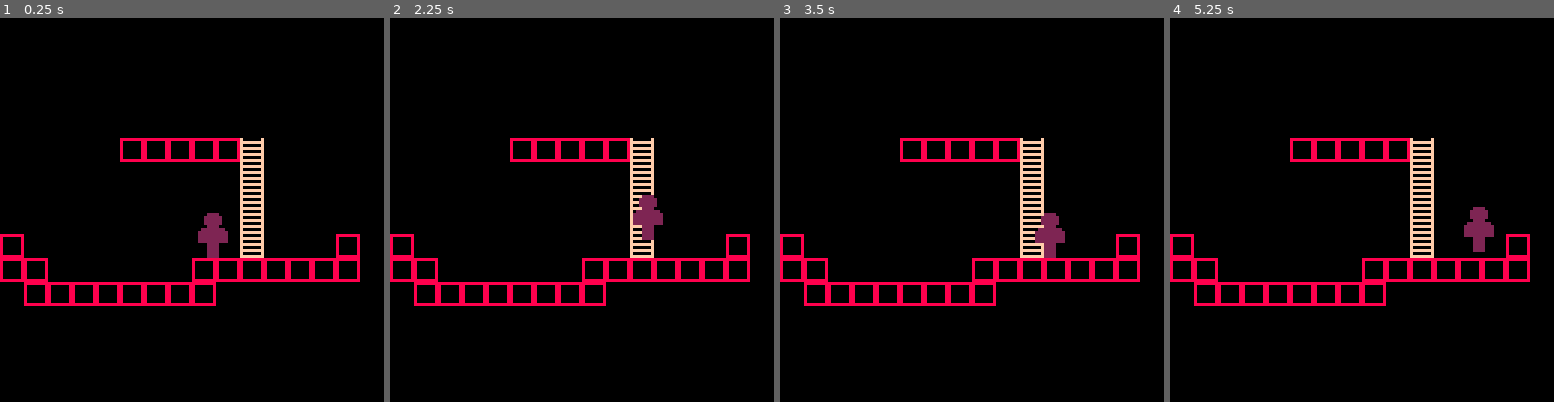
Above: before the commit, frames 1-4 (left to right).
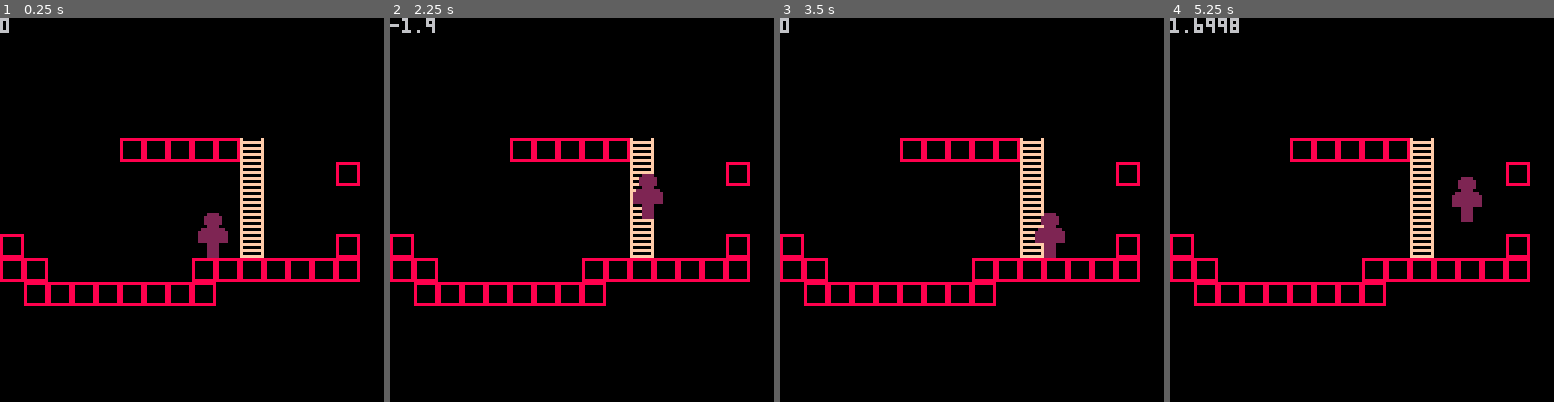
Above: after the commit, the same moments.

Repository: keatontate/gmtk-jam-2025
Game: PICO-8 cartridge src/loop-game.p8
The game is run twice, just before and just after one commit, with the same random seed, the same clock (stepped at 60 frames per second) and the same inputs.
Inputs:
- Up to frame 1 (0.25 s): no input
- Up to frame 2 (2.25 s): hold Right 1.6-2.1 s; hold Up from 2.15 s (still down)
- Up to frame 3 (3.5 s): release Up at 2.42 s; hold Right 2.47-3.03 s; hold Left from 3.08 s (still down)
- Up to frame 4 (5.25 s): release Left at 3.58 s; hold Right 4.02-4.68 s; hold Up 4.73-5.03 s; hold Left from 5.08 s (still down)

The runs differ from the first frame. In frame 1, 0.2% of the frame differs, in the area x 0-94%, y 0-44%; in frame 2, 1.0%; in frame 3, 0.2%; in frame 4, 1.6%, in the area x 0-94%, y 0-61%.

Commit message:
Got some 4 directional collision boxes going. It's not the most polished ever, but it works

Diff:
--- a/src/character.lua
+++ b/src/character.lua
@@ -4,37 +4,59 @@
   spd=1,
   velo = 0,
   grounded = false,
-  width = 16,
-  height = 16
+  w = 16,
+  h = 16
 }
 
 gravity = 0.3
 jump = -2.5
 
--- collision checker
+-- collision checkers
 function is_solid(x, y)
-    local tile_x = flr(x / 8)
-    local tile_y = flr(y / 8)
-    local tile = mget(tile_x, tile_y)
+  local tile_x = flr(x / 8)
+  local tile_y = flr(y / 8)
+  local tile = mget(tile_x, tile_y)
 
-    -- check if the flag is 0
-    return fget(tile, 0)
+  -- check if the flag is 0
+  return fget(tile, 0)
 end
 
 function update_pl()
 
   -- check collissions
+  can_move_down = true
+  can_move_left = true
+  can_move_right = true
+  can_move_up = true
+
+  -- buffer gives the player a little
+  -- wiggle room and makes the game
+  -- feel less choppy
+  buffer = 2
+
+  if is_solid(pl.x + pl.w/2, pl.y + pl.h) then
+    can_move_down = false
+  end
+  if is_solid(pl.x, pl.y + pl.h - buffer) then
+    can_move_left = false
+  end
+  if is_solid(pl.x + pl.w, pl.y + pl.h - buffer) then
+    can_move_right = false
+  end
+  if is_solid(pl.x + pl.w/2, pl.y - buffer) then
+    can_move_up = false
+  end
 
 
-  if (btn(0)) pl.x -= pl.spd
-  if (btn(1)) pl.x += pl.spd
+  -- movement logic
+  if (btn(0)) and can_move_left pl.x -= pl.spd
+  if (btn(1)) and can_move_right pl.x += pl.spd
 
   -- jump
-  if (btn(2) and pl.grounded) then
+  if (btn(2) and pl.grounded and can_move_up) then
     pl.grounded = false
     pl.velo = jump
   end
-
 
   -- enables gravity
   if not pl.grounded then
@@ -43,14 +65,14 @@
 
   local new_y = pl.y + pl.velo
 
-  -- check if floor is solid
-  if is_solid(pl.x + pl.width/2, new_y + pl.height) then
-    pl.y = flr((new_y + pl.height) / 8) * 8 - 16
+  -- update player y based on vel
+  if can_move_down then
+    pl.y = new_y
+    pl.grounded = false
+  else
+    pl.y = flr((new_y + pl.h) / 8) * 8 - 16
     pl.velo = 0
     pl.grounded = true
-  else
-    pl.y = new_y
-    pl.grounded = false
   end
 
 end
@@ -59,4 +81,5 @@
   -- note: player's actual position
   -- is at top left corner of sprite
   spr(1,pl.x,pl.y,2,2)
+  print(pl.velo)
 end
--- a/src/loop-game.p8
+++ b/src/loop-game.p8
@@ -34,7 +34,7 @@
 0000000000000000000000000000000000000000000000000000000000000000000000000000000000000000000000000000000000000000000000000000000000000000000000000000000000000000000000000000000000000000000000000000000000000000000000000000000000000000000000000000000000000000
 0000000000000000000000000000000000000000000000000000000000000000000000000000000000000000000000000000000000000000000000000000000000000000000000000000000000000000000000000000000000000000000000000000000000000000000000000000000000000000000000000000000000000000
 0000000000030303030304000000000000000000000000000000000000000000000000000000000000000000000000000000000000000000000000000000000000000000000000000000000000000000000000000000000000000000000000000000000000000000000000000000000000000000000000000000000000000000
-0000000000000000000004000000000000000000000000000000000000000000000000000000000000000000000000000000000000000000000000000000000000000000000000000000000000000000000000000000000000000000000000000000000000000000000000000000000000000000000000000000000000000000
+0000000000000000000004000000030000000000000000000000000000000000000000000000000000000000000000000000000000000000000000000000000000000000000000000000000000000000000000000000000000000000000000000000000000000000000000000000000000000000000000000000000000000000
 0000000000000000000004000000000000000000000000000000000000000000000000000000000000000000000000000000000000000000000000000000000000000000000000000000000000000000000000000000000000000000000000000000000000000000000000000000000000000000000000000000000000000000
 0000000000000000000004000000000000000000000000000000000000000000000000000000000000000000000000000000000000000000000000000000000000000000000000000000000000000000000000000000000000000000000000000000000000000000000000000000000000000000000000000000000000000000
 0300000000000000000004000000030000000000000000000000000000000000000000000000000000000000000000000000000000000000000000000000000000000000000000000000000000000000000000000000000000000000000000000000000000000000000000000000000000000000000000000000000000000000
